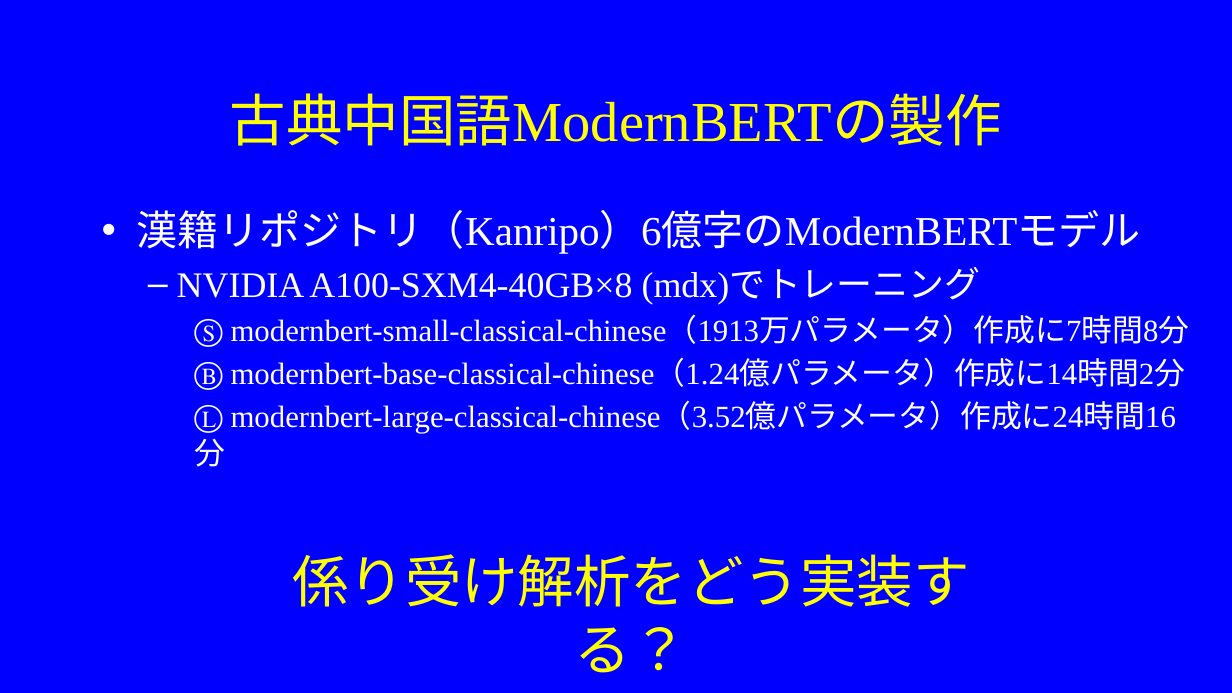
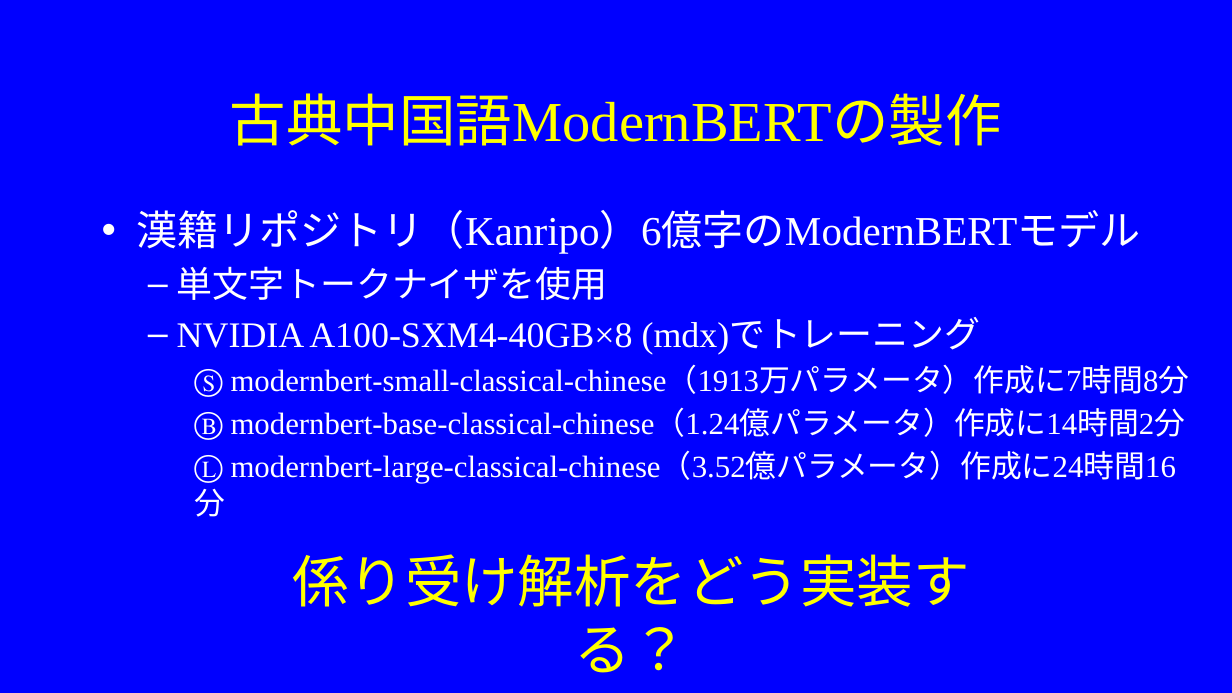
Before and after one commit to KoichiYasuoka/deplacy, a slide deck: slide 4 of demo/2025-06-21/2025-06-21.pptx. Drawn at 1232x693 pixels with LibreOffice and Linux fonts; fonts in the diff are those of the drawing. Boxes give left, top, right and bottom in pixels: in the first picture for what was removed or moved away, otherwise in the second. Text is boxed around its words. In the diff, an @@ line names an element or a change of style, - is before the commit and + after.

Commit message:
update

```diff
--- a/demo/2025-06-21/2025-06-21.pptx
+++ b/demo/2025-06-21/2025-06-21.pptx
@@ text at (x1=177, y1=266, x2=608, y2=300): paragraph added @@
+  – 単文字トークナイザを使用
```
Also in this commit, not shown: 1 slide added.
